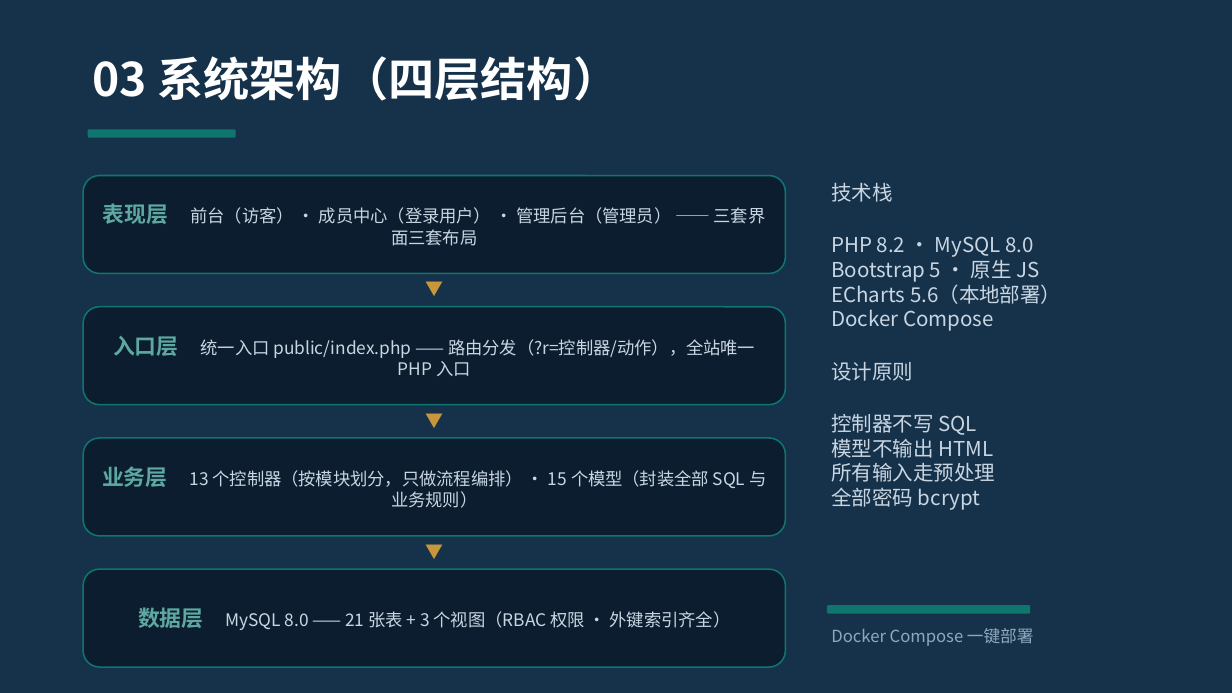
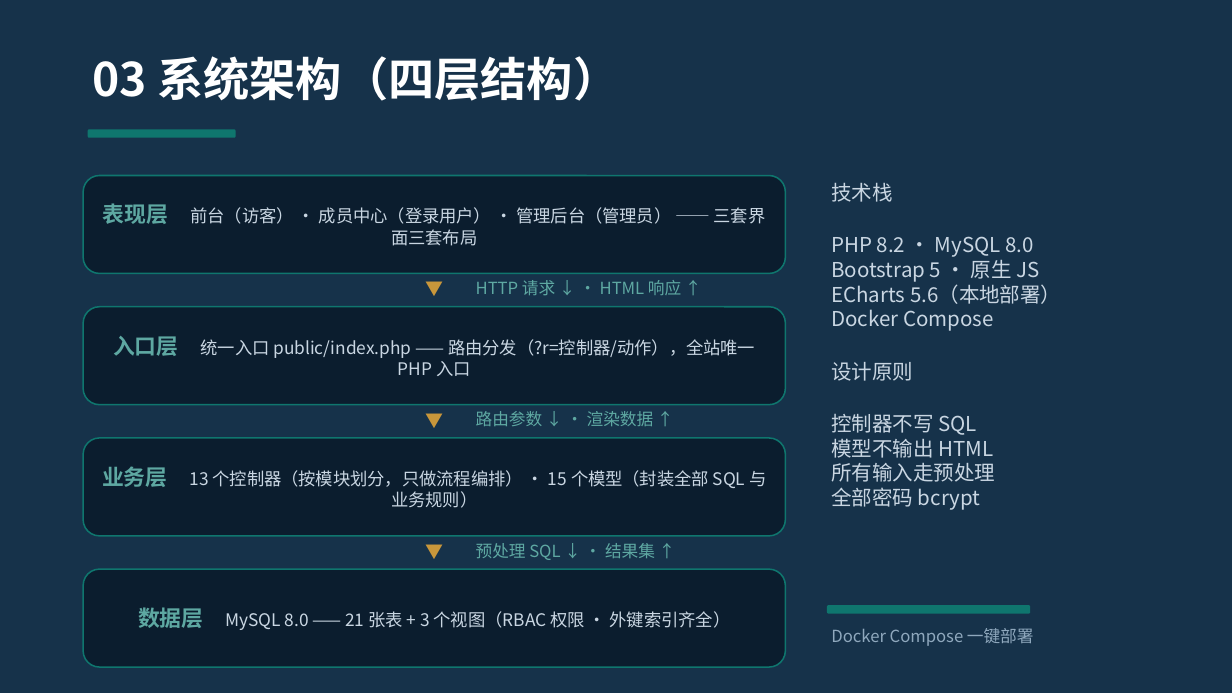
Before and after one commit to mon3trteam/nku2026DBdev, a slide deck: slide 5 of code/data/team/06-项目展示PPT/M立方队_项目展示PPT(2413421_2411672_2412796_2411282).pptx. Drawn at 1232x693 pixels with LibreOffice and Linux fonts; fonts in the diff are those of the drawing. Boxes give left, top, right and bottom in pixels: in the first picture for what was removed or moved away, otherwise in the second. Text is boxed around its words. In the diff, an @@ line names an element or a change of style, - is before the commit and + after.

Commit message:
feat(PPT): P5架构页补层间传递标注——HTTP请求/路由参数/预处理SQL双向数据流

```diff
--- a/code/data/team/06-项目展示PPT/M立方队_项目展示PPT(2413421_2411672_2412796_2411282).pptx
+++ b/code/data/team/06-项目展示PPT/M立方队_项目展示PPT(2413421_2411672_2412796_2411282).pptx
@@ text added at (476,280,681,295), 13 pt, text #5EA8A2 @@
+HTTP 请求 ↓ · HTML 响应 ↑
@@ text added at (476,411,654,426), 13 pt, text #5EA8A2 @@
+路由参数 ↓ · 渲染数据 ↑
@@ text added at (476,543,655,560), 13 pt, text #5EA8A2 @@
+预处理 SQL ↓ · 结果集 ↑
```
Also in this commit, not shown: 3 other files.
